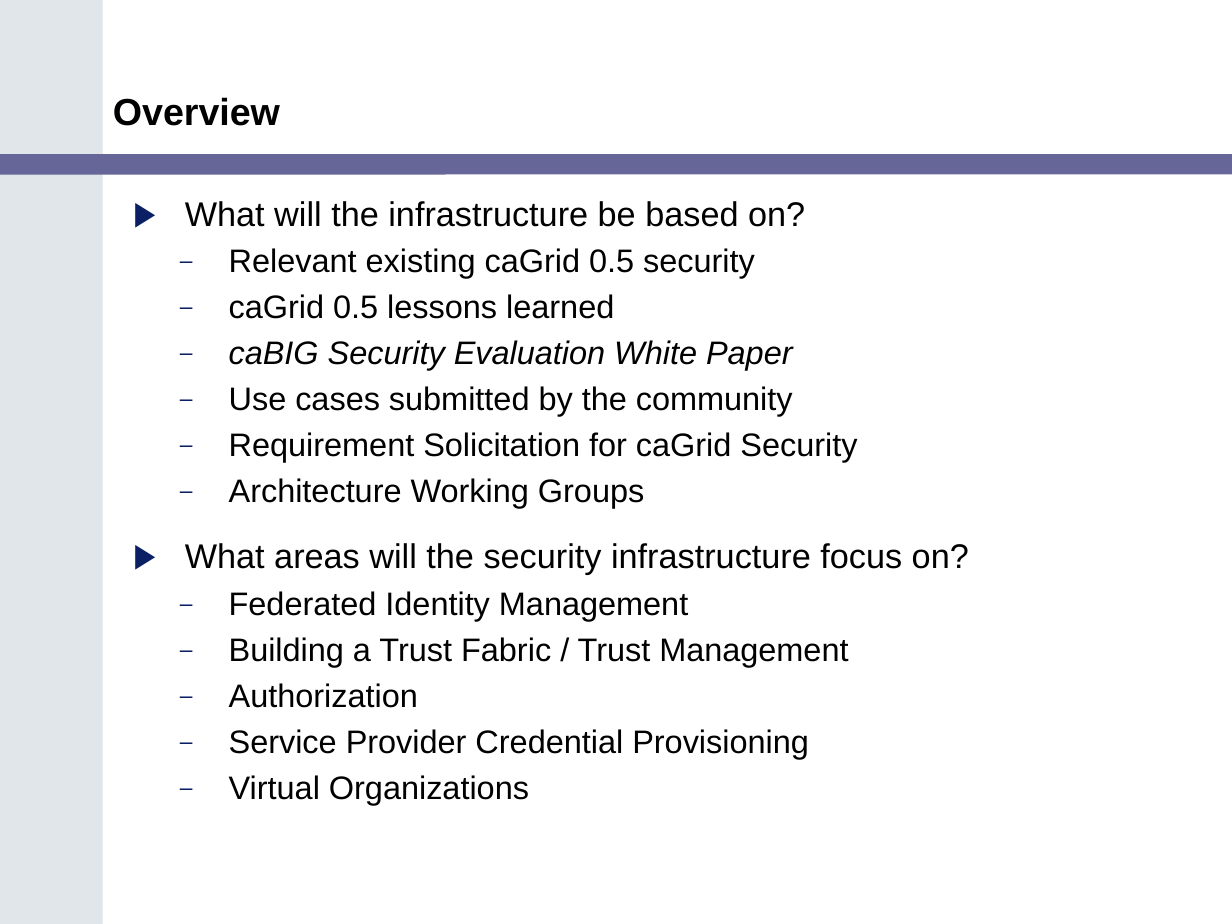
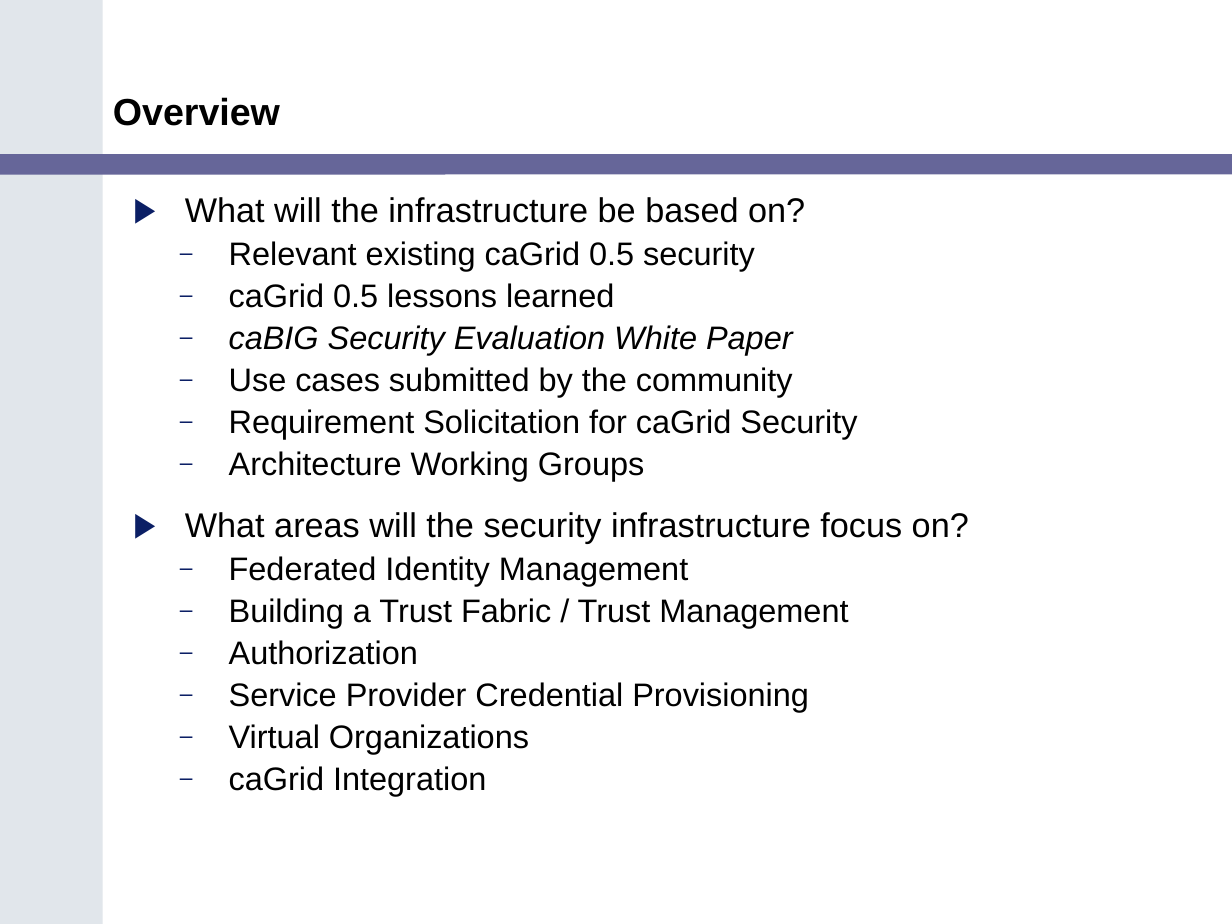
Before and after one commit to NCIP/cagrid-docs, a slide deck: slide 4 of presentations/200602_VCDE_ARCH/caGrid_Security_Arch_VCDE_Feb2.ppt. Drawn at 1232x924 pixels with LibreOffice and Linux fonts; fonts in the diff are those of the drawing; background and template pictures are left out. Boxes give left, top, right and bottom in pixels: in the first picture for what was removed or moved away, otherwise in the second. Text is boxed around its words. In the diff, an @@ line names an element or a change of style, - is before the commit and + after.

```diff
--- a/presentations/200602_VCDE_ARCH/caGrid_Security_Arch_VCDE_Feb2.ppt
+++ b/presentations/200602_VCDE_ARCH/caGrid_Security_Arch_VCDE_Feb2.ppt
@@ text at <box>185,197,969,754</box>: line spacing 0.95 to 0.85 @@
@@ text at <box>229,766,486,796</box>: paragraph added @@
+  – caGrid Integration
```
Also in this commit, not shown: 2 other slides changed.
